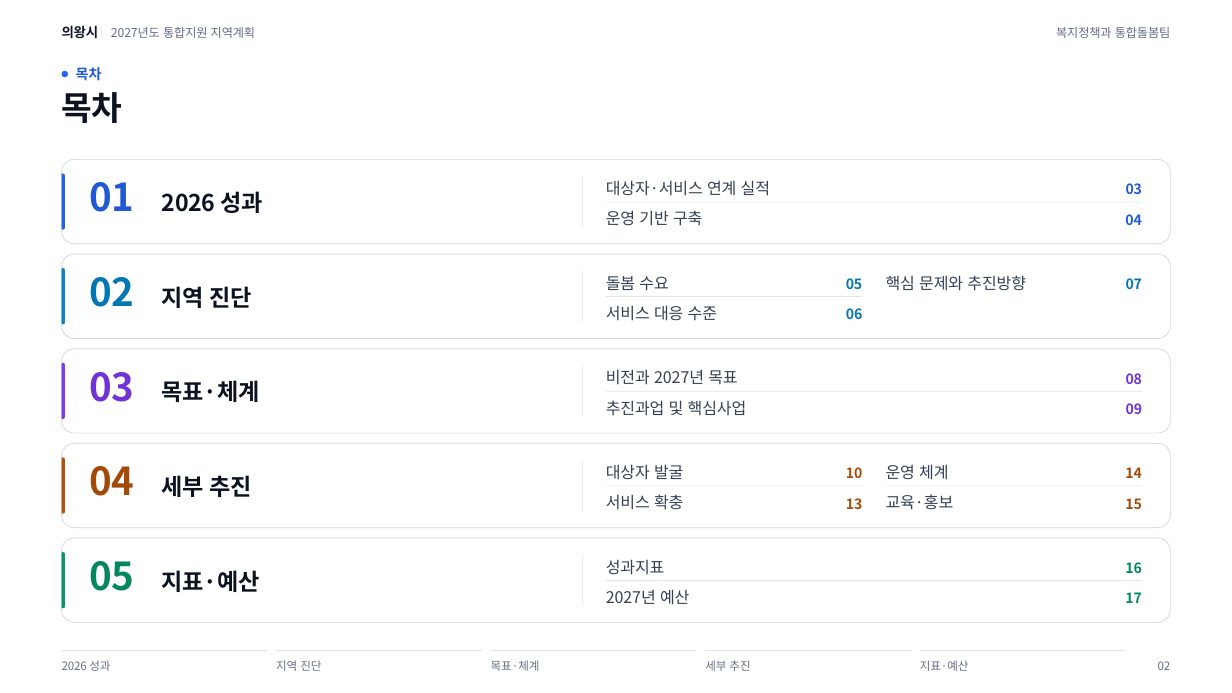
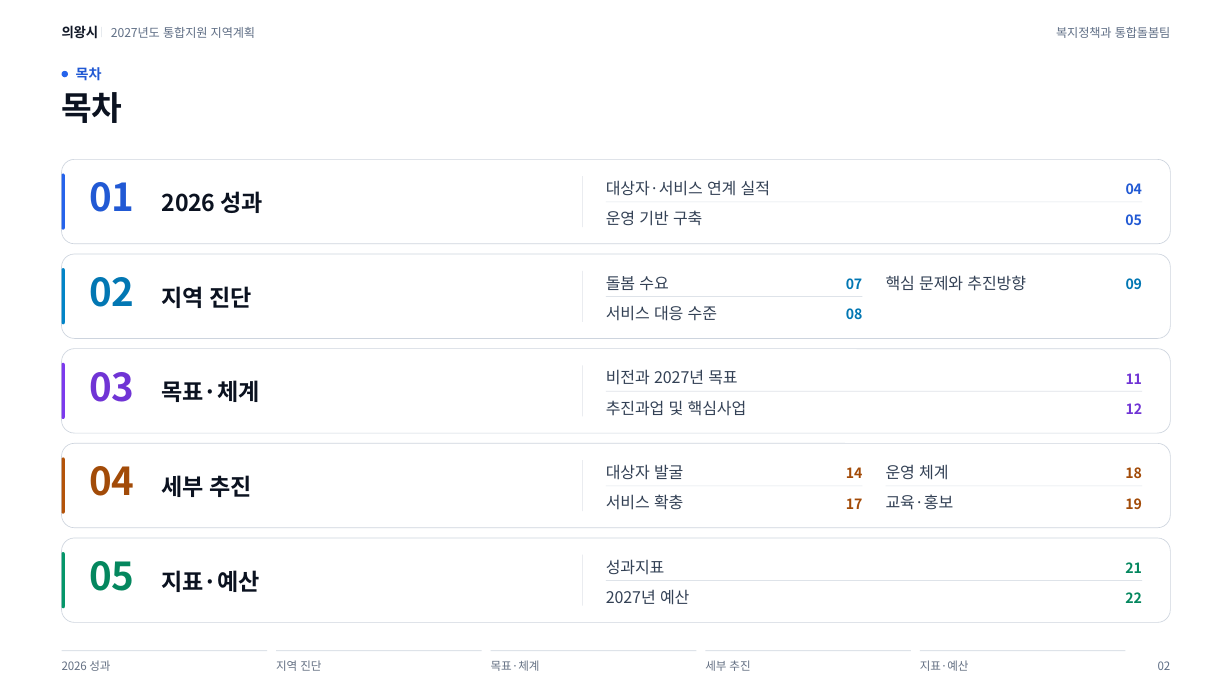
Before and after one commit to skys0430-creator/ssosso0430, a slide deck: slide 2 of docs/uiwang-2027-plan/files/2027_지역계획_협의체심의_발표자료_수정.pptx. Drawn at 1232x693 pixels with LibreOffice and Linux fonts; fonts in the diff are those of the drawing; background and template pictures are left out. Boxes give left, top, right and bottom in pixels: in the first picture for what was removed or moved away, otherwise in the second. Text is boxed around its words. In the diff, an @@ line names an element or a change of style, - is before the commit and + after.

```diff
--- a/docs/uiwang-2027-plan/files/2027_지역계획_협의체심의_발표자료_수정.pptx
+++ b/docs/uiwang-2027-plan/files/2027_지역계획_협의체심의_발표자료_수정.pptx
@@ text "04": place and size @@
-text "04" at [1125,214,1142,225]
+text "04" at [1126,183,1143,194]
@@ text removed at [1126,183,1143,194] @@
-03
@@ text added at [1125,214,1142,225], 11 pt, text #2159D4, bold @@
+05
@@ text at [846,278,863,289]: text changed @@
-05
+07
@@ text at [1126,278,1143,289]: text changed @@
-07
+09
@@ text at [846,308,863,319]: text changed @@
-06
+08
@@ text at [1126,373,1143,384]: text changed @@
-08
+11
@@ text at [1126,403,1143,414]: text changed @@
-09
+12
@@ text at [846,467,863,478]: text changed @@
-10
+14
@@ text at [1125,467,1142,478]: text changed @@
-14
+18
@@ text at [846,498,863,509]: text changed @@
-13
+17
@@ text at [1125,562,1142,573]: text changed @@
-16
+21
@@ text at [1125,592,1142,603]: text changed @@
-17
+22
```
Also in this commit, not shown: 17 other slides changed, 5 slides added, 16 other files.
